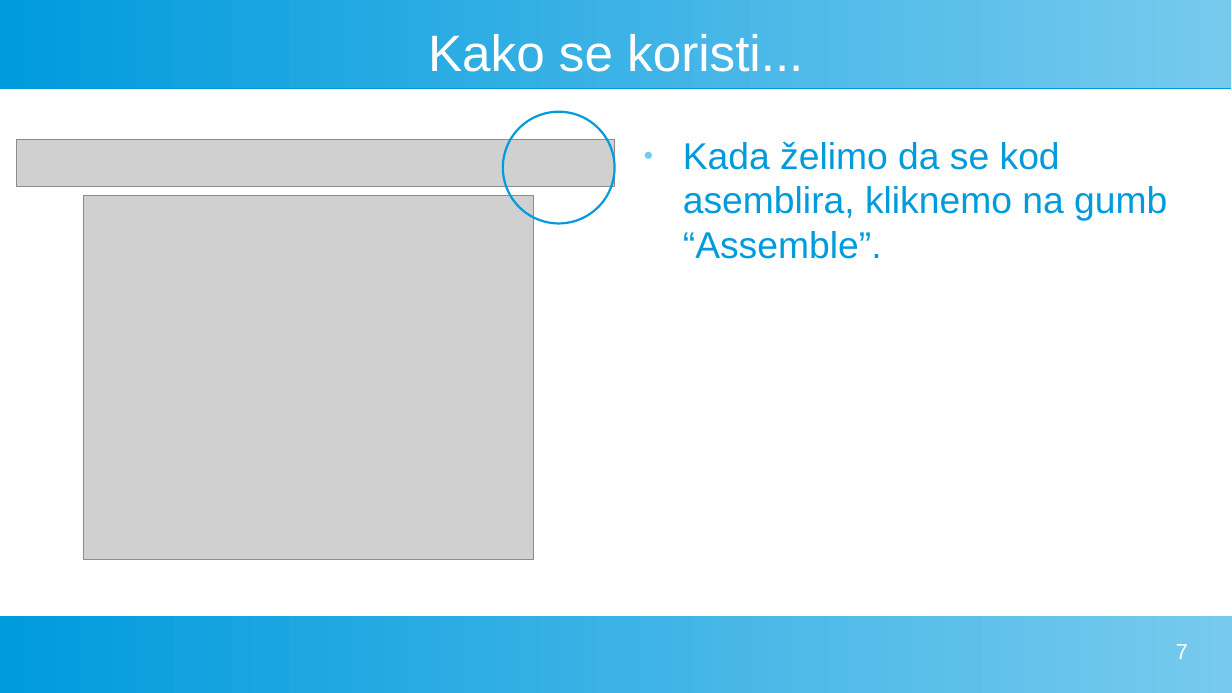
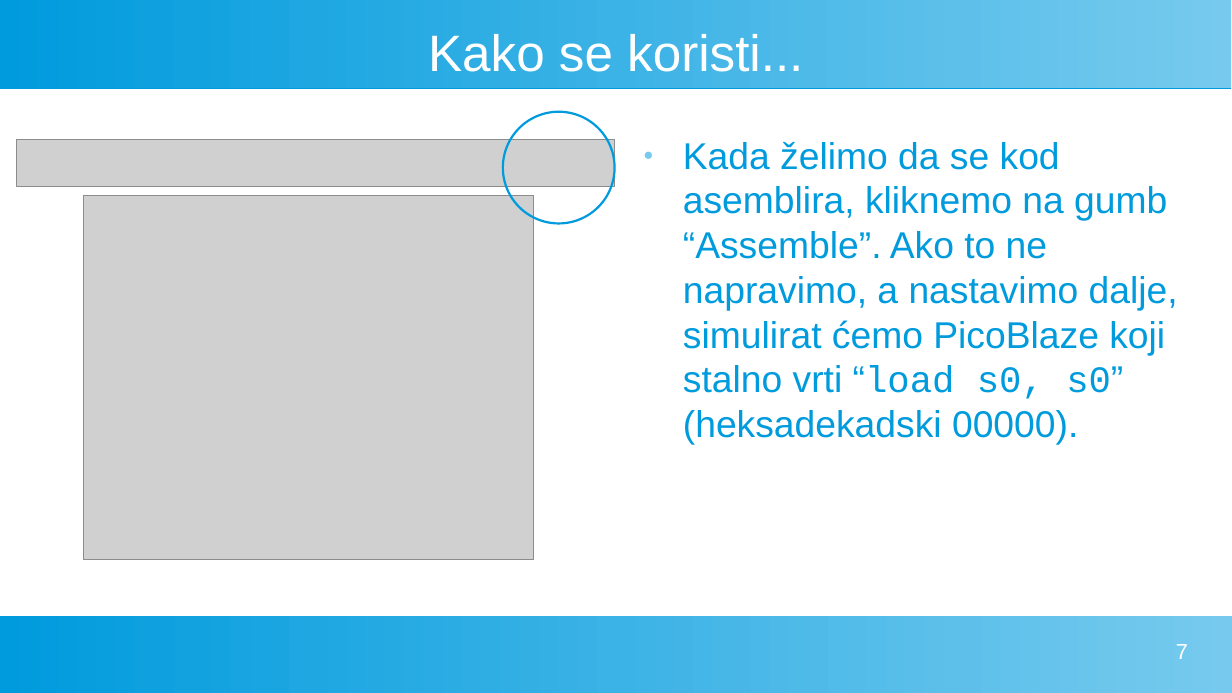
Before and after one commit to FlatAssembler/PicoBlaze_Simulator_in_JS, a slide deck: slide 7 of seminar/PicoBlaze.odp. Drawn at 1232x693 pixels with LibreOffice and Linux fonts; fonts in the diff are those of the drawing; grey boxes stand for pictures. Boxes give left, top, right and bottom in pixels: in the first picture for what was removed or moved away, otherwise in the second. Text is boxed around its words. In the diff, an @@ line names an element or a change of style, - is before the commit and + after.

```diff
--- a/seminar/PicoBlaze.odp
+++ b/seminar/PicoBlaze.odp
@@ text at [683,142,1178,445]: text changed @@
-● Kada želimo da se kod asemblira, kliknemo na gumb “Assemble”.
+● Kada želimo da se kod asemblira, kliknemo na gumb “Assemble”. Ako to ne napravimo, a nastavimo dalje, simulirat ćemo PicoBlaze koji stalno vrti “load s0, s0” (heksadekadski 00000).
```
Also in this commit, not shown: 2 other slides changed, 1 other file.
